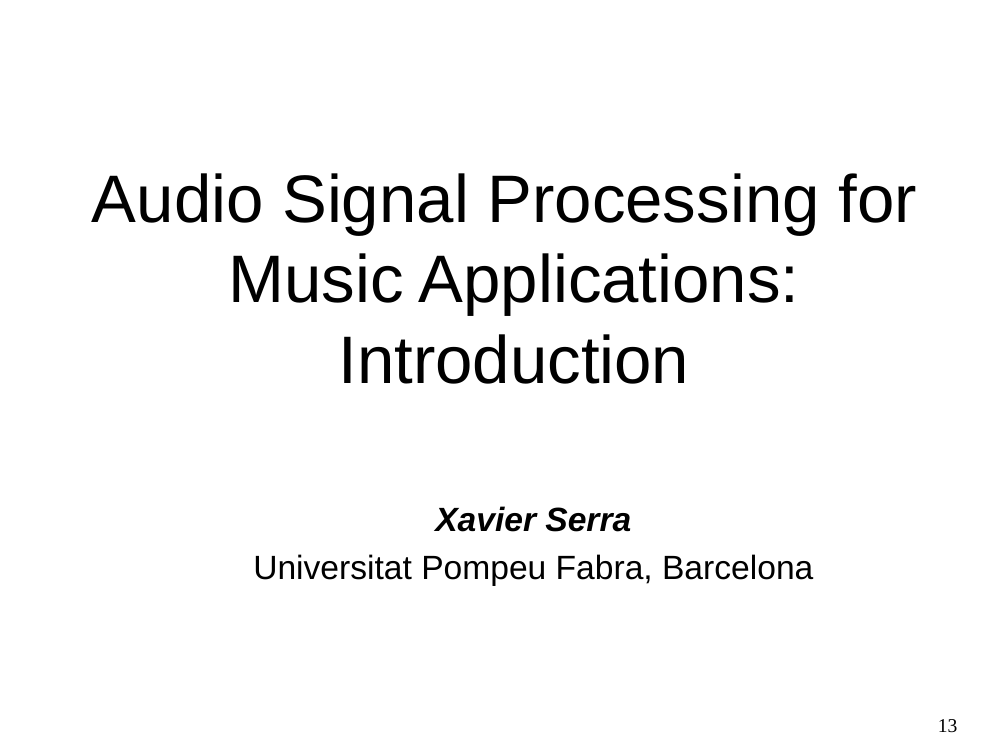
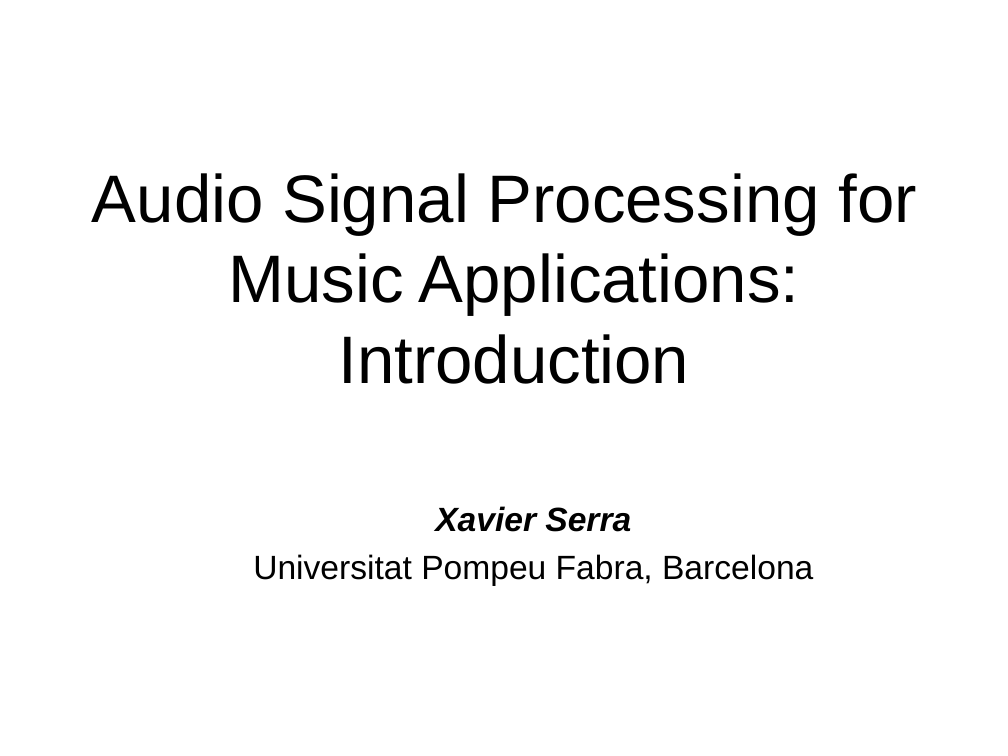
Before and after one commit to MTG/sms-tools, a slide deck: slide 13 of lectures/1-Introduction/Intro-to-DSP.odp. Drawn at 1008x756 pixels with LibreOffice and Linux fonts; fonts in the diff are those of the drawing. Boxes give left, top, right and bottom in pixels: in the first picture for what was removed or moved away, otherwise in the second. Text is boxed around its words. In the diff, an @@ line names an element or a change of style, - is before the commit and + after.

```diff
--- a/lectures/1-Introduction/Intro-to-DSP.odp
+++ b/lectures/1-Introduction/Intro-to-DSP.odp
@@ page number removed at (938,719,958,733) @@
-13
```
Also in this commit, not shown: 11 other slides changed, 29 other files.
